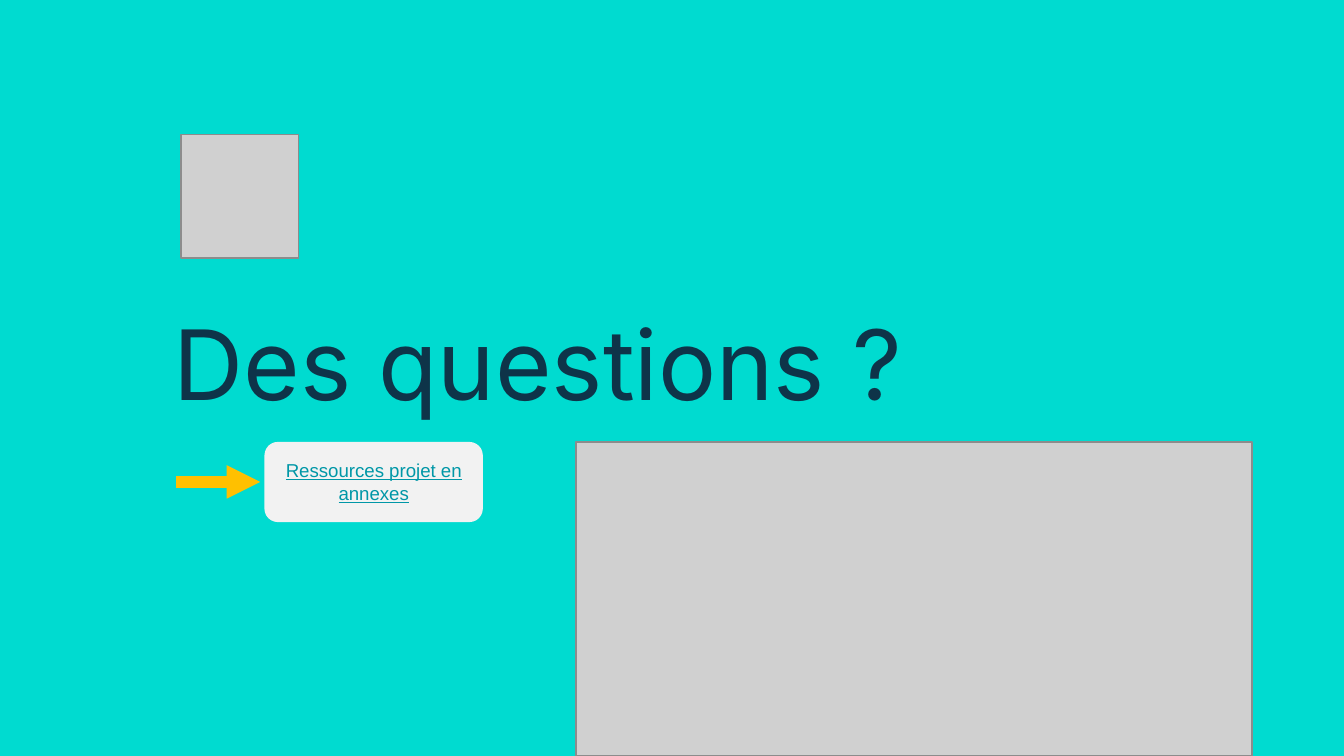
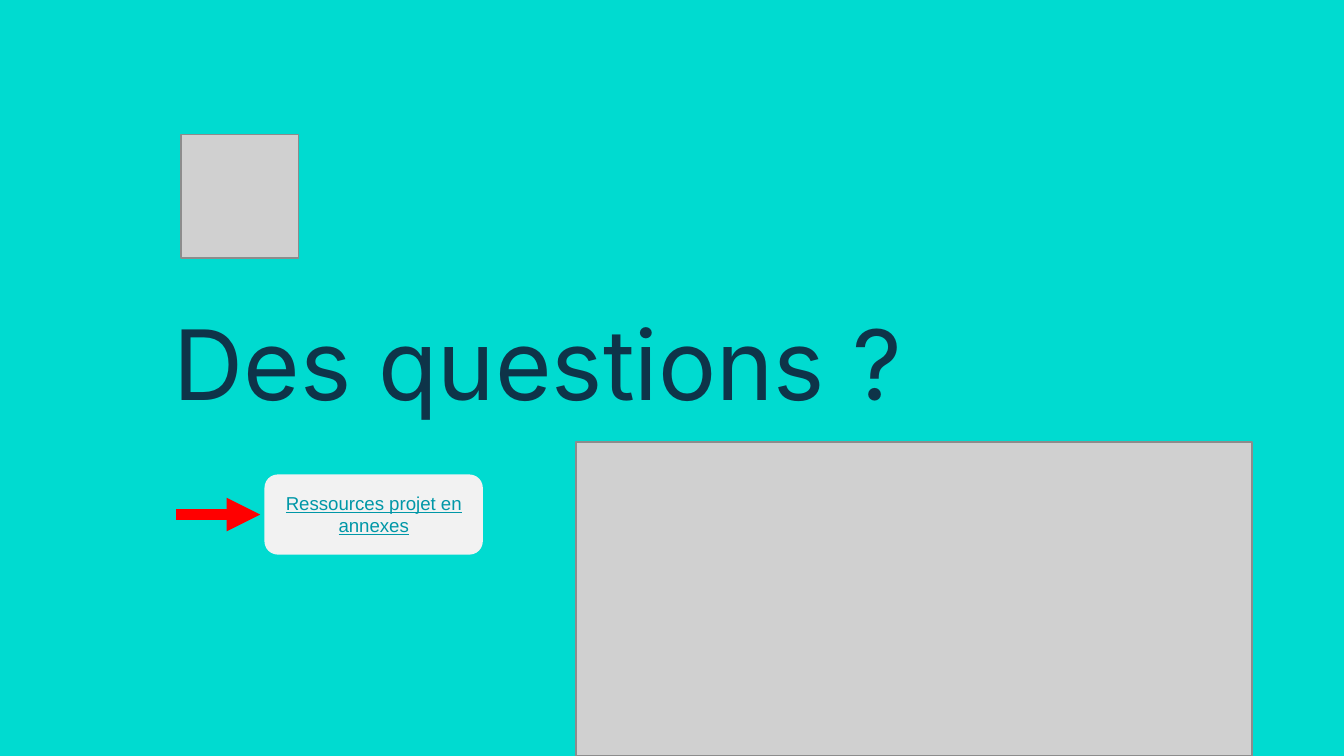
Before and after one commit to Sheikoh/REnergies_efficiency_prediction, a slide deck: slide 13 of presentation/dsfs_ft_36_Projet_REnergies_efficiency_prediction.pptx. Drawn at 1344x756 pixels with LibreOffice and Linux fonts; fonts in the diff are those of the drawing; grey boxes stand for pictures. Boxes give left, top, right and bottom in pixels: in the first picture for what was removed or moved away, otherwise in the second. Text is boxed around its words. In the diff, an @@ line names an element or a change of style, - is before the commit and + after.

```diff
--- a/presentation/dsfs_ft_36_Projet_REnergies_efficiency_prediction.pptx
+++ b/presentation/dsfs_ft_36_Projet_REnergies_efficiency_prediction.pptx
@@ rounded rectangle: place and size @@
-rounded rectangle at bbox=[265, 442, 482, 523]
+rounded rectangle at bbox=[265, 474, 482, 555]
@@ text "Ressources projet en annexes": place and size @@
-text "Ressources projet en annexes" at bbox=[286, 463, 462, 503]
+text "Ressources projet en annexes" at bbox=[286, 496, 462, 535]
@@ arrow moved from (176, 482) - (261, 482) to (176, 515) - (261, 515) @@
@@ arrow (176, 515) - (261, 515): stroke #FFC000 6 pt to #FF0000 6 pt @@
```
Also in this commit, not shown: 1 other slide changed.
